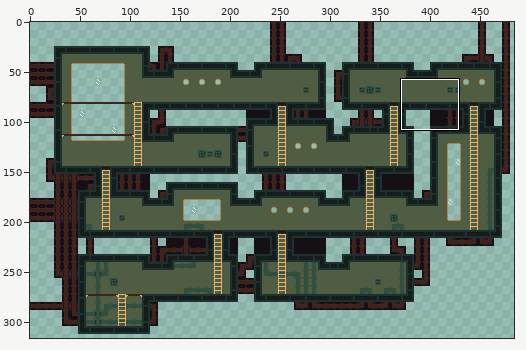
Sprite sheet -- Assets/Art/export/submarine_interior.png. The picture above shows the old version from afar; the outline marks the close-up.
Close-up. As it was:
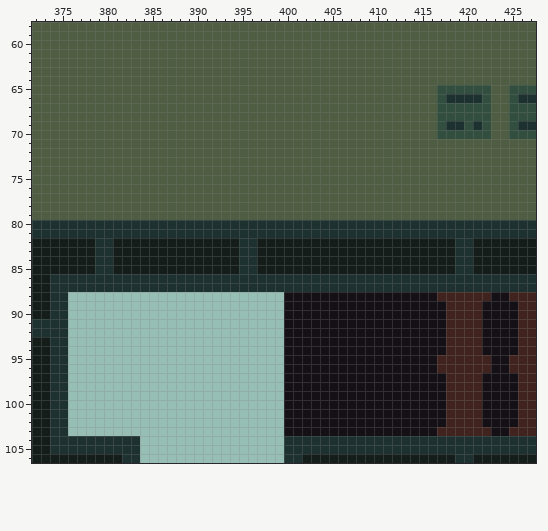
The file is 550x350 pixels. Shown: x 372..427, y 58..106. The wide view leaves out empty margins. The commit also changed other parts of the picture, which this record leaves out.
And afterwards:
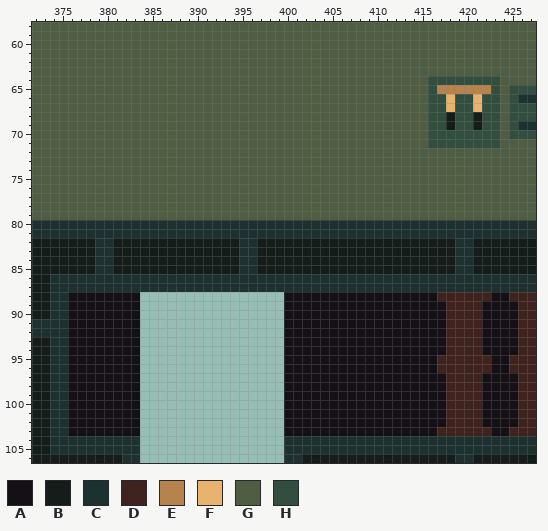
Palette (. is transparent): A #151015  B #151d1a  C #1d3230  D #40231e  E #b6834c  F #e8b26f  G #4f5d42  H #314e3f
What changed:
The author put colour A in rows 88 to 103 at x 376 to 383.
Colour C becomes colour B in row 69 at x 418 and 421.
Colour H becomes colour B in row 68 at x 418 and 421.
Colour H becomes colour E in row 65 at x 417 to 422.
Colour C becomes colour F in row 66 at x 418 and 421.
Colour H becomes colour F in row 67 at x 418 and 421.
Colour C becomes colour H in row 66 at x 419 to 420; in row 69 at x 419.
Colour G becomes colour H in row 64 at x 416 to 423; in rows 65 to 70 at x 416 and 423; in row 71 at x 416 to 423.
Where, in picture pixels (left, top, right, bottom), the same in both close-ups:
changed: (428, 76, 500, 148)
added: (68, 292, 140, 436)
